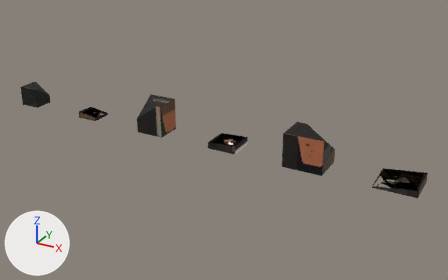
A saved change to the glTF model src/assets/battle/city/classical-monsoon-houses-damage.glb.
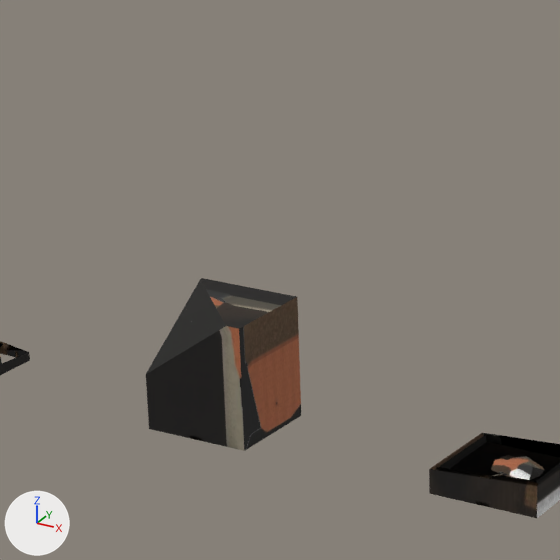
The first picture shows the older version from a 50 mm lens placed at (18.45, -17.47, 8.95), pointed at (8.68, 0.31, 0.06). The close-ups show the older and then the newer version on the part from 22% to 54% of the width and 9% to 59% of the height of that picture. Only the edits that show in the close-ups are written down. Lighting does not change. The marker at lower left points along +X, +Y and +Z. Where no turn or scale is listed for an object, it has been applied to the vertices. Vertices at exactly the same position are counted once.
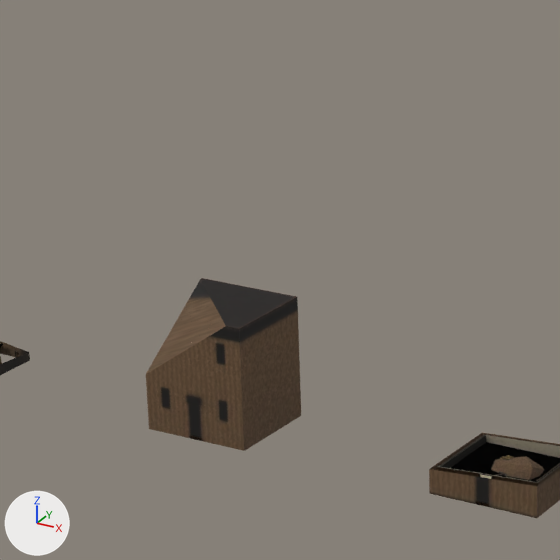
What changed in the scene script:
```text
Change mat_town:
    where n3 = _N.new('ShaderNodeMapping'); n3.name = 'Mapping'
    n3.inputs[1].default_value: (0.0008, -13.98, 0.0) -> (0.0008, -13.96, 0.0)  # 'Location'
    n3.inputs[3].default_value: (15.9, 14.97, 1.0) -> (15.98, 14.96, 1.0)  # 'Scale'
Change me_mesh_2:
    where me_mesh_2.from_pydata(...)  # 38 vertices, 62 faces; spans x 0.16..1.22, y -1.045..-0.095, z 0.0..1.186
    used by ob_mesh_2; location = (5.31, 0.57, -0.004)
    me_mesh_2 part 1: texture (UV) coordinates of 62 of 62 faces, centred in x 0.16..1.22, y -1.045..-0.095, z 0.0..1.186, changed; they spanned u 0.0..0.06, v 0.95..1.0 and now span u 0.0..0.06, v 0.95..1.0
Change me_mesh_3:
    used by ob_mesh_3; location = (8.31, 0.57, -0.004)
    remove me_mesh_3.from_pydata(...)  # 288 vertices, 460 faces; spans x 0.19..1.19, y -1.045..-0.125, z 0.0..0.302
    add me_mesh_3.from_pydata(...)  # 620 vertices, 646 faces; spans x 0.19..1.19, y -1.045..-0.125, z 0.0..0.302
    me_mesh_3 part 2: 300 vertices added at x 0.19..1.19, y -1.045..-0.125, z 0.004..0.302
    me_mesh_3 part 3: 444 kept faces spanning x 0.19..1.19, y -1.045..-0.125, z 0.0..0.302 get new texture (UV) coordinates
    other edits to the shape of me_mesh_3 do not show in these pictures
Change me_mesh_5:
    where me_mesh_5.from_pydata(...)  # 24 vertices, 36 faces; spans x 0.16..1.22, y -1.045..-0.095, z 0.0..0.304
    used by ob_mesh_5; location = (8.31, 0.57, -0.004)
    me_mesh_5 part 4: texture (UV) coordinates of 36 of 36 faces, centred in x 0.16..1.22, y -1.045..-0.095, z 0.0..0.201, changed; they spanned u 0.0..0.06, v 0.94..1.0 and now span u 0.01..0.06, v 0.94..1.0
```

Changed parts and their boxes (x1, y1, x2, y2) in the close-ups (560 x 560 px):
'Mesh_2', surface changed
    both: (146, 291, 301, 451)
'Mesh_5', surface changed (black to brown)
    both: (429, 433, 560, 518)
'Mesh_3', surface changed, reshaped
    both: (436, 434, 560, 506)
'Mesh_11', surface changed
    both: (0, 341, 27, 365)
'Mesh_9', surface changed
    both: (0, 343, 19, 364)
'Mesh_0', surface changed
    both: (190, 324, 212, 441)
part 2 of me_mesh_3, added (brown)
    after: (437, 435, 560, 483)
part 3 of me_mesh_3, surface changed
    both: (436, 434, 560, 506)
